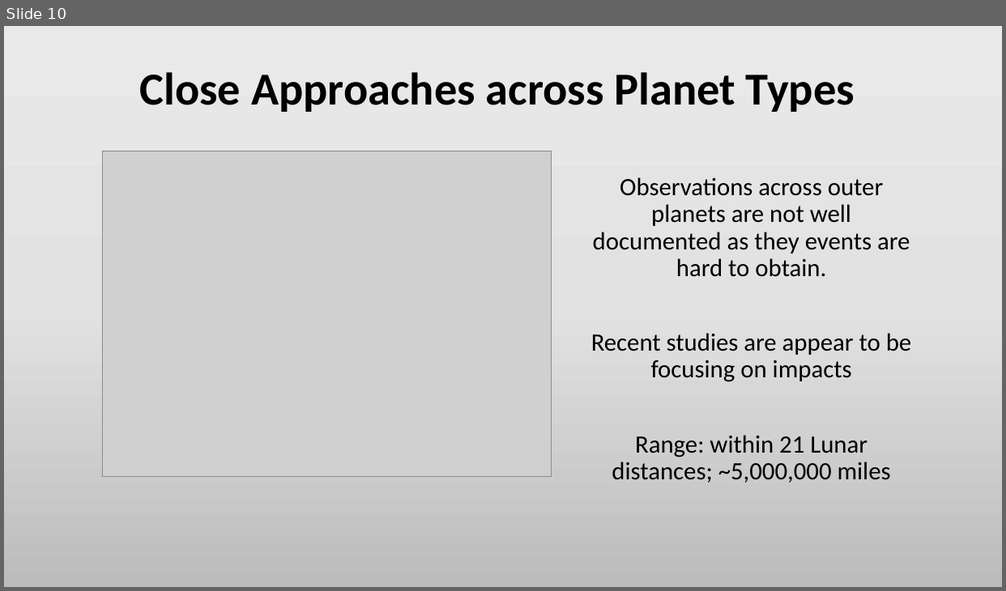
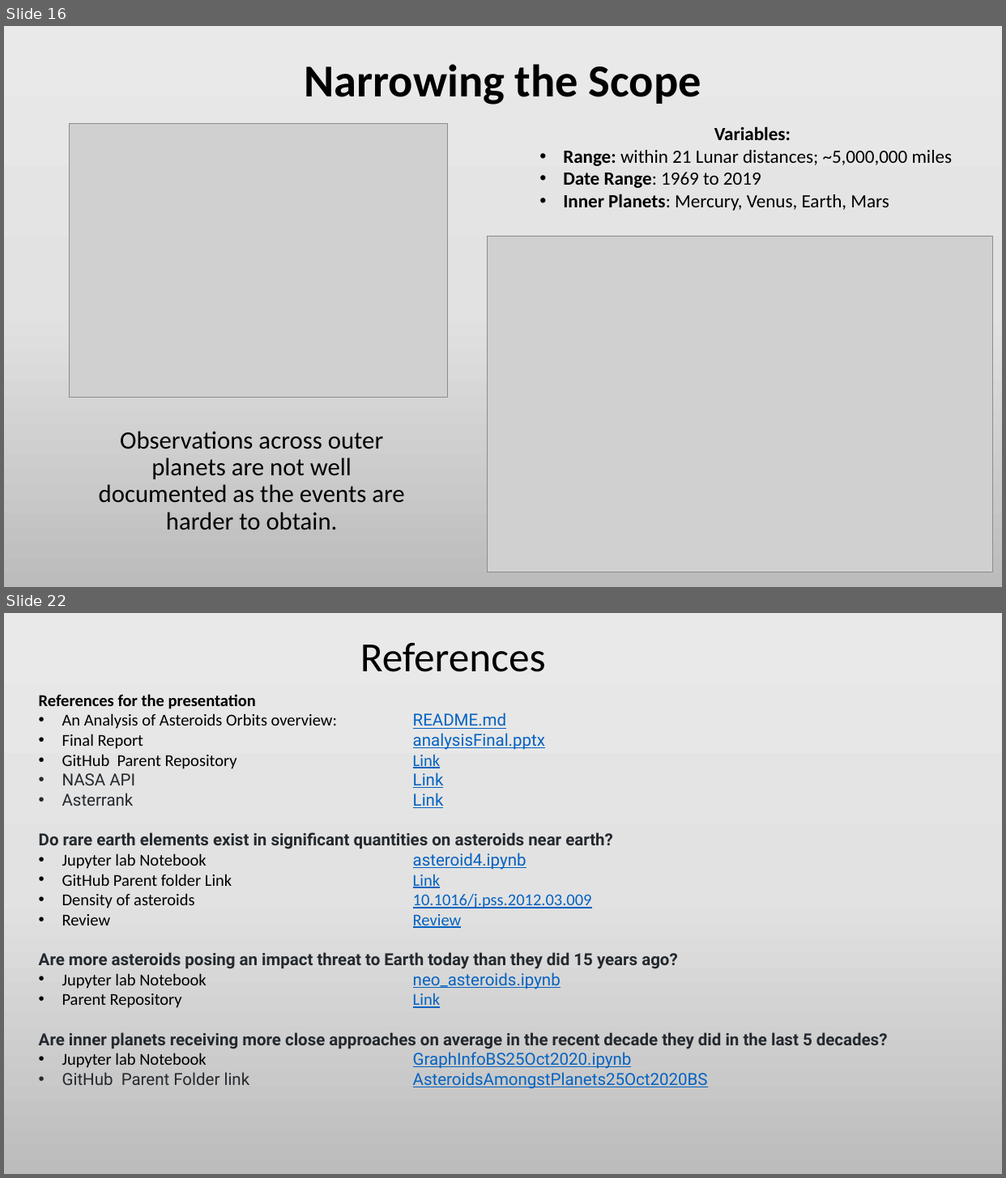
Before and after one commit to Efritch/asteroids_group_g, a slide deck: asteroid_analysisFinal.pptx. Shown one above the other, each under a label of ours: slide 10 before the commit, slides 16 and 22 after it; the slides between them are not shown. The pictures are 1006x591 and 1006x1178 pixels, drawn with LibreOffice and Linux fonts; fonts in the diff are those of the drawing; grey boxes stand for pictures. Boxes give left, top, right and bottom in pixels: in the first picture for what was removed or moved away, otherwise in the second. Text is boxed around its words. In the diff, an @@ line names an element or a change of style, - is before the commit and + after.

```diff
--- a/asteroid_analysisFinal.pptx
+++ b/asteroid_analysisFinal.pptx
@@ slide 22 added at box(4, 613, 1002, 1174), background gradient #EBEAEA to #E4E3E3 to #BDBCBC @@
@@ title added at box(360, 643, 546, 672), 40 pt, text #000000 @@
+References
@@ text added at box(39, 694, 888, 1089), 16 pt, text #24292E @@
+References for the presentation
+• An Analysis of Asteroids Orbits overview: README.md
+• Final Report analysisFinal.pptx
+• GitHub Parent Repository Link
+• NASA API Link
+• Asterrank Link
+Do rare earth elements exist in significant quantities on asteroids near earth?
+• Jupyter lab Notebook asteroid4.ipynb
+• GitHub Parent folder Link Link
+• Density of asteroids 10.1016/j.pss.2012.03.009
+• Review Review
+Are more asteroids posing an impact threat to Earth today than they did 15 years ago?
+• Jupyter lab Notebook neo_asteroids.ipynb
+• Parent Repository Link
+Are inner planets receiving more close approaches on average in the recent decade they did in the last 5 decades?
+• Jupyter lab Notebook GraphInfoBS25Oct2020.ipynb
+• GitHub Parent Folder link AsteroidsAmongstPlanets25Oct2020BS
@@ what was slide 10 is now slide 16 @@
@@ slide 16 changed as well @@
@@ title at box(304, 64, 701, 105): text changed @@
-Close Approaches across Planet Types
+Narrowing the Scope
@@ picture: place and size @@
-picture at box(102, 151, 552, 477)
+picture at box(69, 123, 447, 398)
@@ text added at box(563, 126, 953, 211), 18 pt, text #000000 @@
+Variables:
+• Range: within 21 Lunar distances; ~5,000,000 miles
+• Date Range: 1969 to 2019
+• Inner Planets: Mercury, Venus, Earth, Mars
@@ picture added at box(488, 237, 993, 574) @@
@@ subtitle at box(99, 431, 404, 531): text changed @@
-Observations across outer planets are not well documented as they events are hard to obtain.
-Recent studies are appear to be focusing on impacts
-Range: within 21 Lunar distances; ~5,000,000 miles
+Observations across outer planets are not well documented as the events are harder to obtain.
```
Also in this commit, not shown: 6 other slides changed, 8 other slides added, 3 slides removed.
